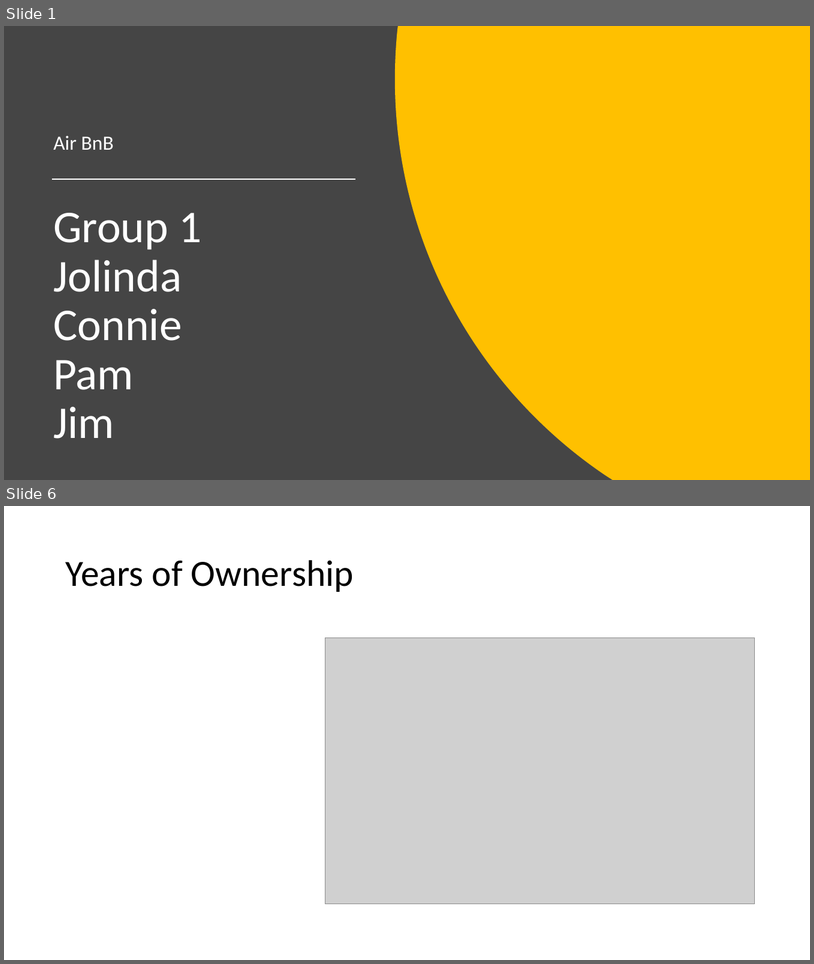
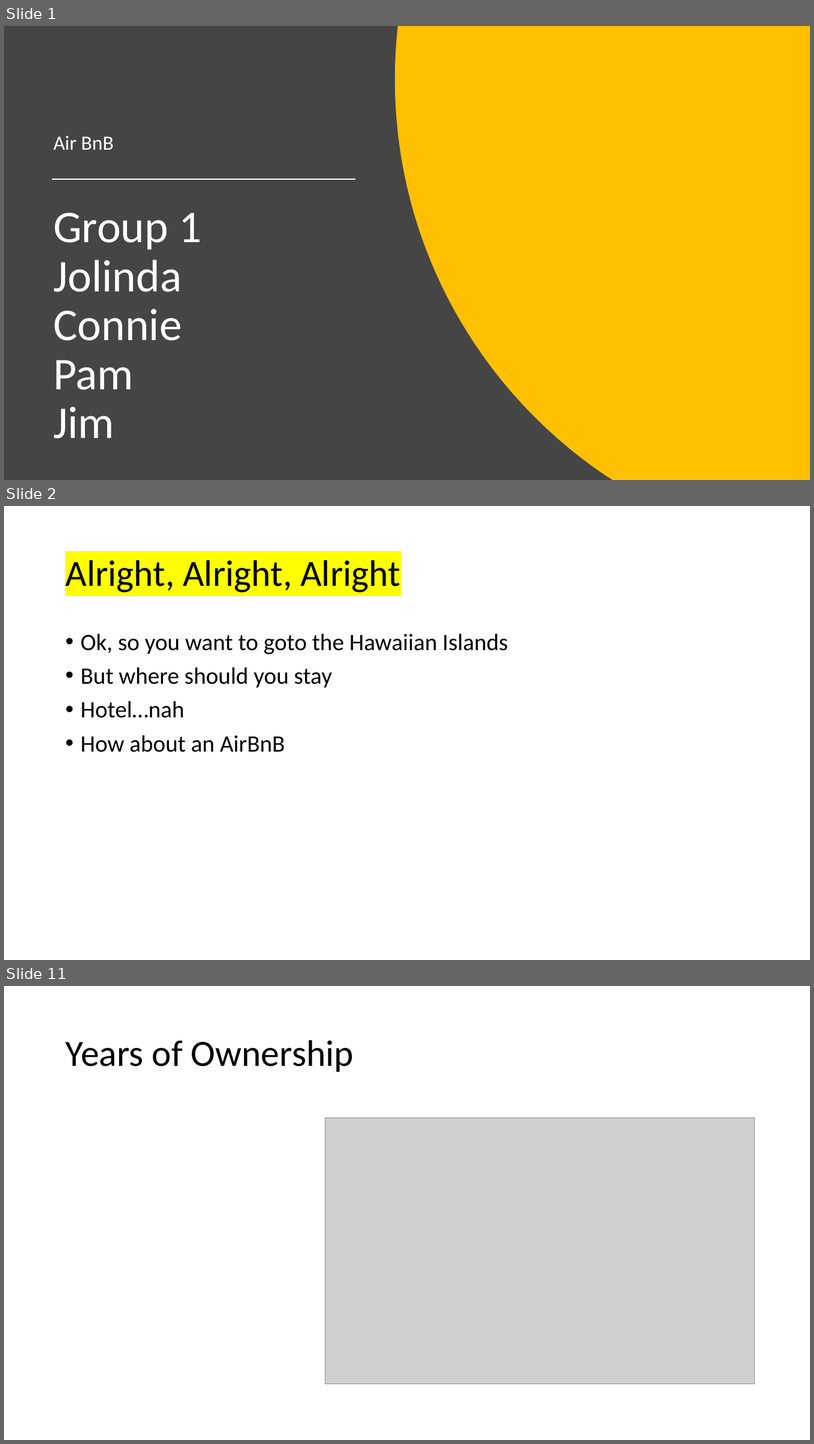
Before and after one commit to jaminiowa/Group-1-Project, a slide deck: Group 1 - AirBnB Presentation.pptx. Shown one above the other, each under a label of ours: slides 1 and 6 before the commit, slides 1, 2 and 11 after it; the slides between them are not shown. The pictures are 814x964 and 814x1444 pixels, drawn with LibreOffice and Linux fonts; fonts in the diff are those of the drawing; grey boxes stand for pictures. Boxes give left, top, right and bottom in pixels: in the first picture for what was removed or moved away, otherwise in the second. Text is boxed around its words. In the diff, an @@ line names an element or a change of style, - is before the commit and + after.

```diff
--- a/Group 1 - AirBnB Presentation.pptx
+++ b/Group 1 - AirBnB Presentation.pptx
@@ slide 2 added at box(4, 506, 810, 960), background #FFFFFF @@
@@ title added at box(65, 560, 401, 592), 44 pt, text #000000 @@
+Alright, Alright, Alright
@@ text added at box(81, 633, 508, 752), 28 pt, text #000000 @@
+• Ok, so you want to goto the Hawaiian Islands
+• But where should you stay
+• Hotel…nah
+• How about an AirBnB
@@ what was slide 6 is now slide 11 @@
```
Also in this commit, not shown: 4 slides changed, 5 other slides added.
